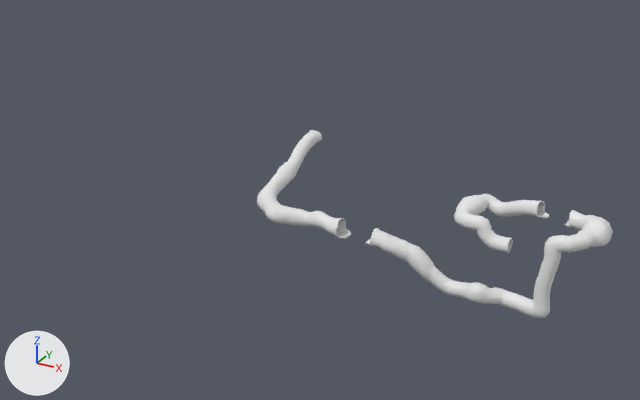
The FBX model Gribbys Radical Robbery/Assets/Scenes/Cave/cave.fbx as it was, and as the next commit left it.
One viewpoint serves both versions: a 50 mm camera at (42.2, -150.7, 76.1) aimed at (-41.1, 0.8, 0.3). Every picture has the same lights, and +X, +Y and +Z are marked at lower left.

Names of what the first picture shows: 'Tunnel1', 'Tunnel2', 'Tunnel3'.
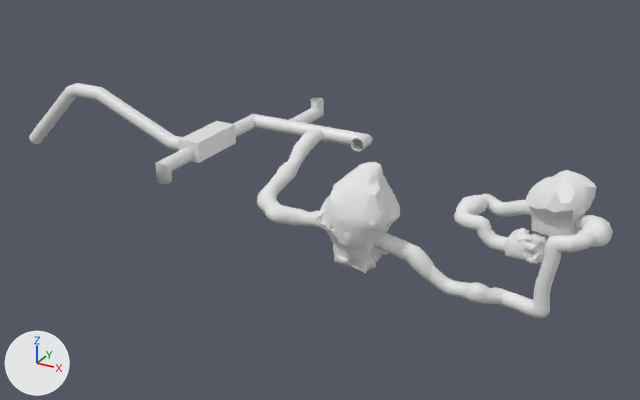
Commit message: more cave please

Location of each change, (x1, y1, x2, y2) in pixels of the pictures (640 x 400 px):
'Pipe', added
    after: (29, 83, 373, 184)
    faces in mat_pipes (white #e7e7e7): (29, 83, 373, 184)
'Chamber3', added
    after: (316, 162, 400, 273)
'Chamber2', added
    after: (525, 170, 596, 237)
'Chamber1', added
    after: (503, 228, 549, 264)

What the commit changed:
Material 'Old Metal' (mat_old_metal) is new.
Its base color is (0.8, 0.8, 0.8) (white #e7e7e7).
Its metallic is 1.0.
Material 'Pipes' (mat_pipes) is new.
Its base color is (0.8, 0.8, 0.8) (white #e7e7e7).
Its roughness is 0.4.
Mesh me_cube_004 is new.
It has 646 vertices, 558 faces and spans x 2.39..14.46, y -1.96..9.44, z 2.28..15.53.
It uses material mat_material (white #e7e7e7).
Mesh me_cube_003 is new.
It has 1220 vertices, 1226 faces and spans x -6.0..9.9, y -4.0..3.6, z -1.4..4.5.
It uses material mat_material (white #e7e7e7).
Mesh me_cylinder is new.
It has 1202 vertices, 1159 faces and spans x -113.2..-34.7, y -23.5..25.0, z 4.0..20.8.
Faces by material slot: [1099, 60].
It uses material mat_pipes (white #e7e7e7).
It uses material mat_old_metal (white #e7e7e7).
Mesh me_cube_005 is new.
It has 1382 vertices, 2705 faces and spans x -31.9..-17.7, y -20.2..-6.6, z -4.8..16.4.
It uses material mat_material (white #e7e7e7).
Object 'Chamber2' (ob_chamber2) is new; it shows me_cube_004.
Its location is (0.0, 0.0, 0.0).
Object 'Chamber1' (ob_chamber1) is new; it shows me_cube_003.
Its location is (0.0, 0.0, 0.0).
Object 'Pipe' (ob_pipe) is new; it shows me_cylinder.
Its location is (0.0, 0.0, 0.0).
Object 'Chamber3' (ob_chamber3) is new; it shows me_cube_005.
Its location is (0.0, 0.0, 0.0).
